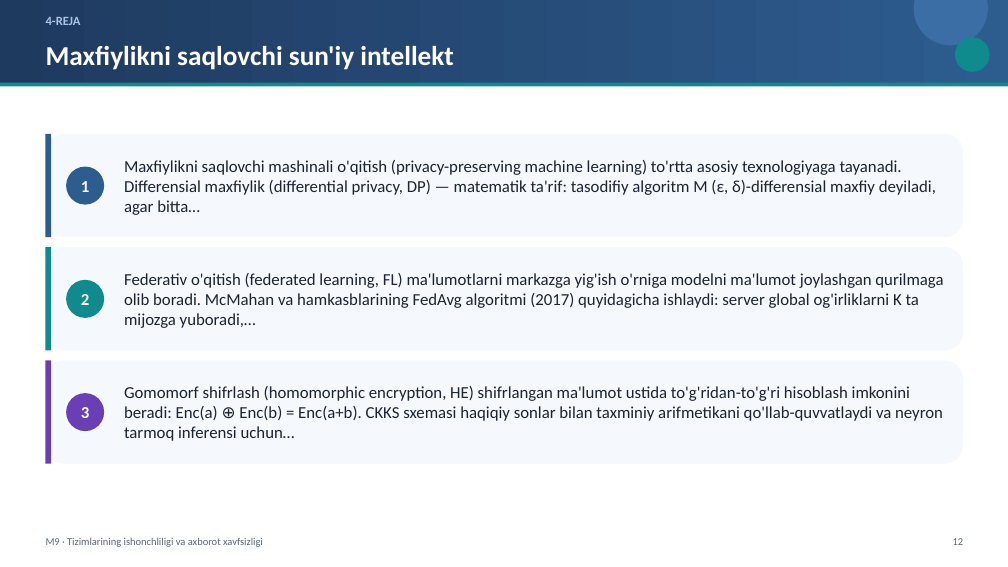
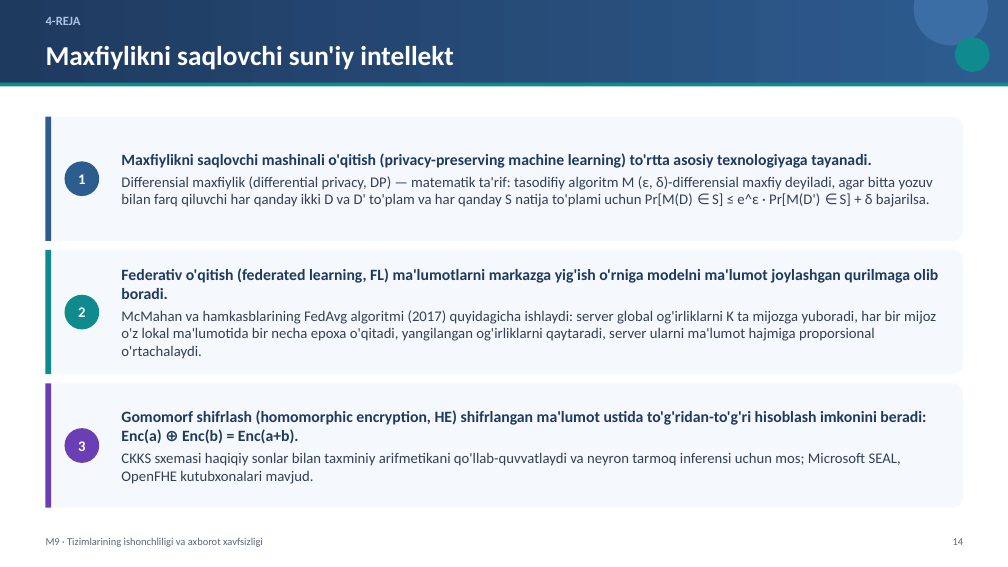
Before and after one commit to sayka7/ktm_labs, a slide deck: slide 14 of slaydlar/M9.pptx (slide 12 before the commit). Drawn at 1008x567 pixels with LibreOffice and Linux fonts; fonts in the diff are those of the drawing. Boxes give left, top, right and bottom in pixels: in the first picture for what was removed or moved away, otherwise in the second. Text is boxed around its words. In the diff, an @@ line names an element or a change of style, - is before the commit and + after.

```diff
--- a/slaydlar/M9.pptx
+++ b/slaydlar/M9.pptx
@@ rounded rectangle: place and size @@
-rounded rectangle at bbox=[45, 134, 963, 237]
+rounded rectangle at bbox=[45, 116, 963, 240]
@@ rectangle: place and size @@
-rectangle at bbox=[45, 134, 51, 237]
+rectangle at bbox=[45, 116, 51, 240]
@@ ellipse "1": place and size @@
-ellipse "1" at bbox=[66, 166, 104, 204]
+ellipse "1" at bbox=[64, 161, 99, 196]
@@ text at bbox=[121, 153, 933, 207]: text changed; size 16 to 14 pt; text colour #1B2430 to #334055 @@
-Maxfiylikni saqlovchi mashinali o'qitish (privacy-preserving machine learning) to'rtta asosiy texnologiyaga tayanadi. Differensial maxfiylik (differential privacy, DP) — matematik ta'rif: tasodifiy algoritm M (ε, δ)-differensial maxfiy deyiladi, agar bitta…
+Maxfiylikni saqlovchi mashinali o'qitish (privacy-preserving machine learning) to'rtta asosiy texnologiyaga tayanadi.
+Differensial maxfiylik (differential privacy, DP) — matematik ta'rif: tasodifiy algoritm M (ε, δ)-differensial maxfiy deyiladi, agar bitta yozuv bilan farq qiluvchi har qanday ikki D va D' to'plam va har qanday S natija to'plami uchun Pr[M(D) ∈ S] ≤ e^ε · Pr[M(D') ∈ S] + δ bajarilsa.
@@ rounded rectangle: place and size @@
-rounded rectangle at bbox=[45, 247, 963, 351]
+rounded rectangle at bbox=[45, 250, 963, 374]
@@ rectangle: place and size @@
-rectangle at bbox=[45, 247, 51, 351]
+rectangle at bbox=[45, 250, 51, 374]
@@ text at bbox=[121, 268, 939, 359]: text changed; size 16 to 14 pt; text colour #1B2430 to #334055 @@
-Federativ o'qitish (federated learning, FL) ma'lumotlarni markazga yig'ish o'rniga modelni ma'lumot joylashgan qurilmaga olib boradi. McMahan va hamkasblarining FedAvg algoritmi (2017) quyidagicha ishlaydi: server global og'irliklarni K ta mijozga yuboradi,…
+Federativ o'qitish (federated learning, FL) ma'lumotlarni markazga yig'ish o'rniga modelni ma'lumot joylashgan qurilmaga olib boradi.
+McMahan va hamkasblarining FedAvg algoritmi (2017) quyidagicha ishlaydi: server global og'irliklarni K ta mijozga yuboradi, har bir mijoz o'z lokal ma'lumotida bir necha epoxa o'qitadi, yangilangan og'irliklarni qaytaradi, server ularni ma'lumot hajmiga proporsional o'rtachalaydi.
@@ ellipse "2": place and size @@
-ellipse "2" at bbox=[66, 280, 104, 318]
+ellipse "2" at bbox=[64, 295, 99, 330]
@@ proportions changed in 3 elements at bbox=[45, 116, 963, 240], bbox=[45, 250, 963, 374], bbox=[45, 383, 963, 507] @@
@@ rounded rectangle: place and size @@
-rounded rectangle at bbox=[45, 361, 963, 464]
+rounded rectangle at bbox=[45, 383, 963, 507]
@@ rectangle: place and size @@
-rectangle at bbox=[45, 361, 51, 464]
+rectangle at bbox=[45, 383, 51, 507]
@@ text at bbox=[121, 410, 926, 484]: text changed; size 16 to 14 pt; text colour #1B2430 to #334055 @@
-Gomomorf shifrlash (homomorphic encryption, HE) shifrlangan ma'lumot ustida to'g'ridan-to'g'ri hisoblash imkonini beradi: Enc(a) ⊕ Enc(b) = Enc(a+b). CKKS sxemasi haqiqiy sonlar bilan taxminiy arifmetikani qo'llab-quvvatlaydi va neyron tarmoq inferensi uchun…
+Gomomorf shifrlash (homomorphic encryption, HE) shifrlangan ma'lumot ustida to'g'ridan-to'g'ri hisoblash imkonini beradi: Enc(a) ⊕ Enc(b) = Enc(a+b).
+CKKS sxemasi haqiqiy sonlar bilan taxminiy arifmetikani qo'llab-quvvatlaydi va neyron tarmoq inferensi uchun mos; Microsoft SEAL, OpenFHE kutubxonalari mavjud.
@@ size 16 to 14 pt in 3 elements at bbox=[64, 161, 99, 196], bbox=[64, 295, 99, 330], bbox=[64, 428, 99, 463] @@
@@ ellipse "3": place and size @@
-ellipse "3" at bbox=[66, 393, 104, 431]
+ellipse "3" at bbox=[64, 428, 99, 463]
@@ text at bbox=[953, 538, 964, 545]: text changed @@
-12
+14
```
Also in this commit, not shown: 5 other slides changed, 3 slides added, 1 slide removed, 21 other files.
